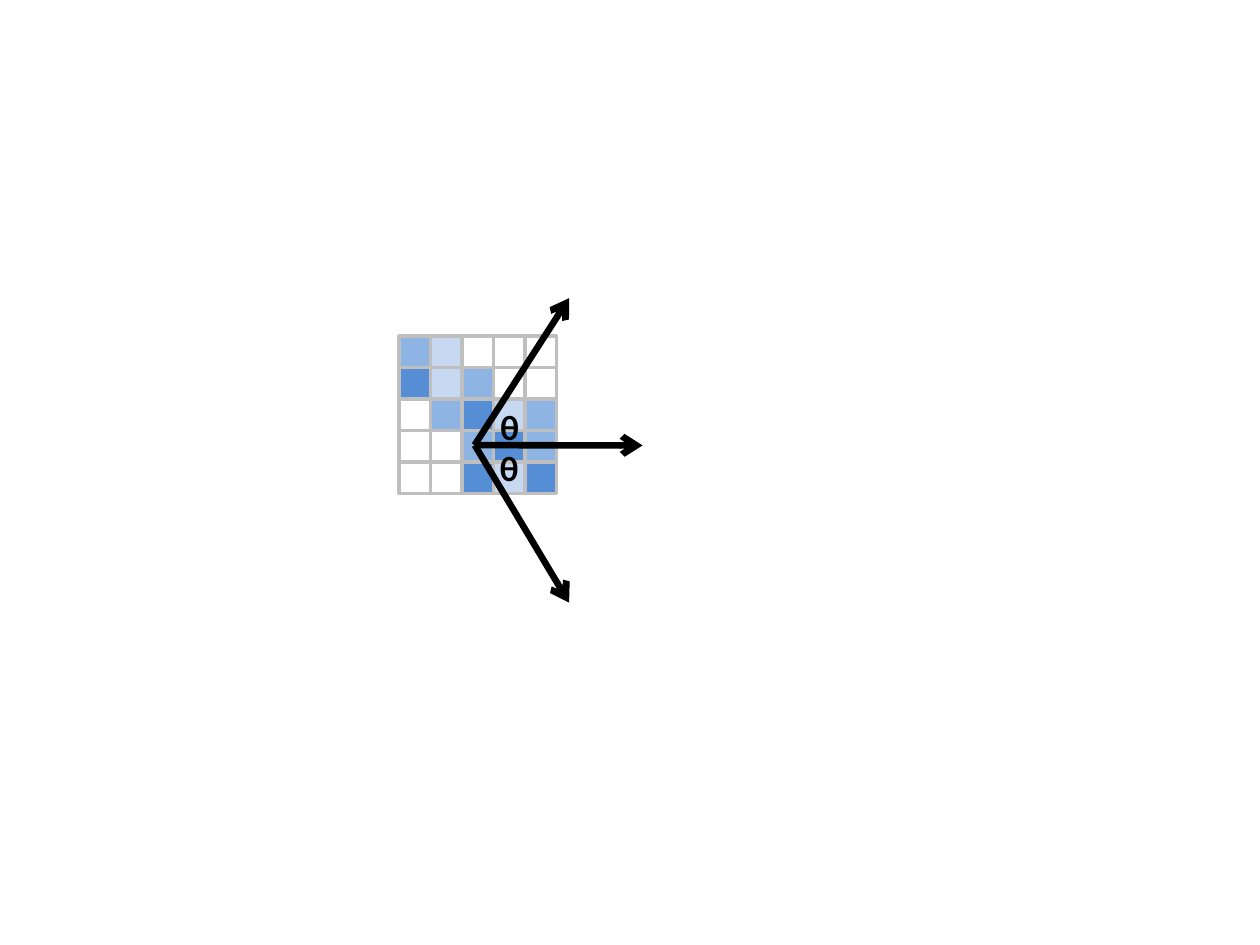
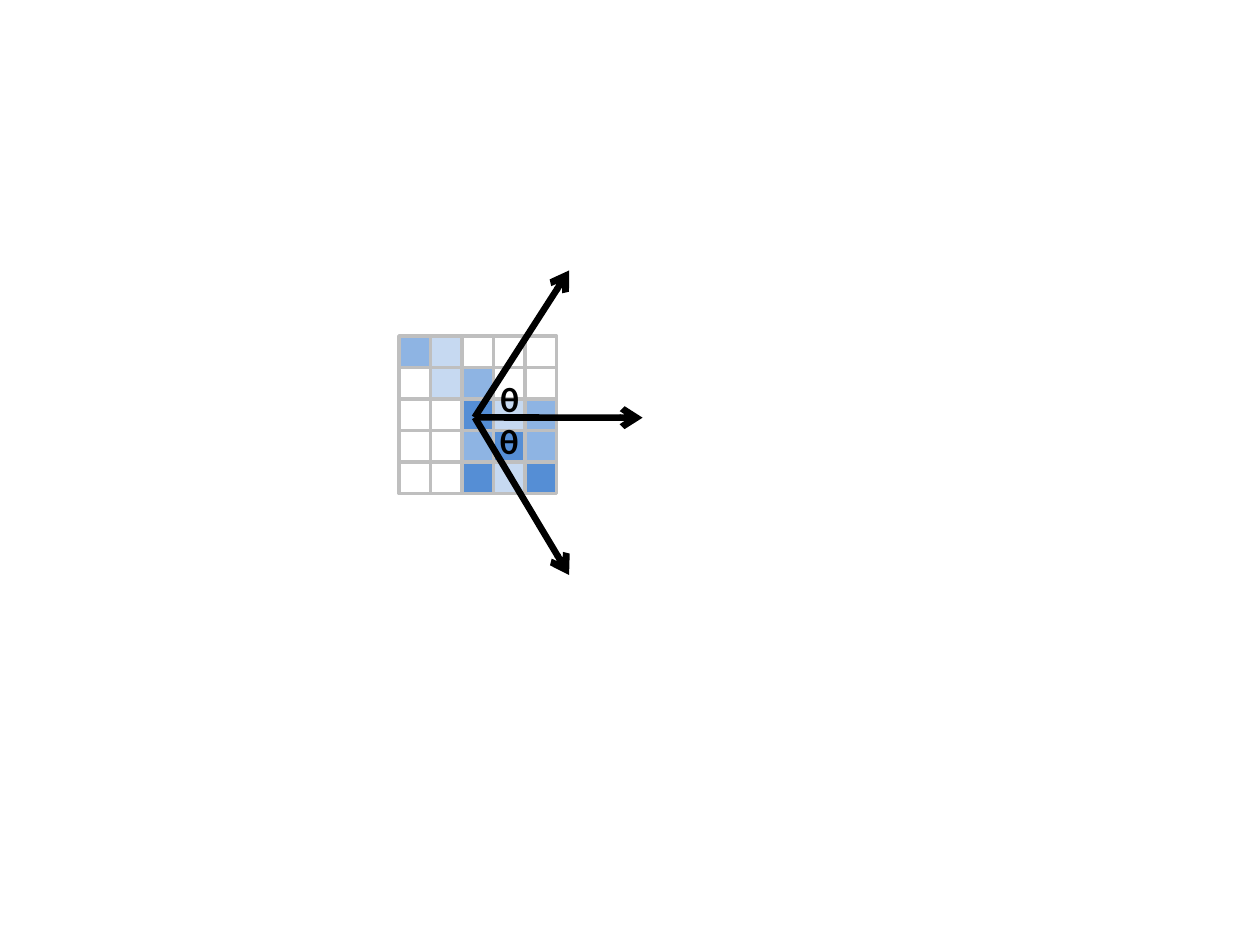
Before and after one commit to lessthanoptimal/ejml, a slide deck: slide 1 of docs/logo/EJML_logo.pptx. Drawn at 1260x945 pixels with LibreOffice and Linux fonts; fonts in the diff are those of the drawing. Boxes give left, top, right and bottom in pixels: in the first picture for what was removed or moved away, otherwise in the second. Text is boxed around its words. In the diff, an @@ line names an element or a change of style, - is before the commit and + after.

```diff
--- a/docs/logo/EJML_logo.pptx
+++ b/docs/logo/EJML_logo.pptx
@@ rectangle at (399, 368, 431, 399): fill #558ED5 to #FFFFFF @@
@@ text "θ": place and size @@
-text "θ" at (500, 411, 519, 448)
+text "θ" at (500, 384, 519, 422)
@@ rectangle at (431, 399, 462, 431): fill #8EB4E3 to #FFFFFF @@
@@ 3 arrows, 1 text: place and size @@
-3 arrows, 1 text at (475, 299, 643, 602)
+3 arrows, 1 text at (475, 271, 643, 575)
```
Also in this commit, not shown: 1 other slide changed, 5 other files.
